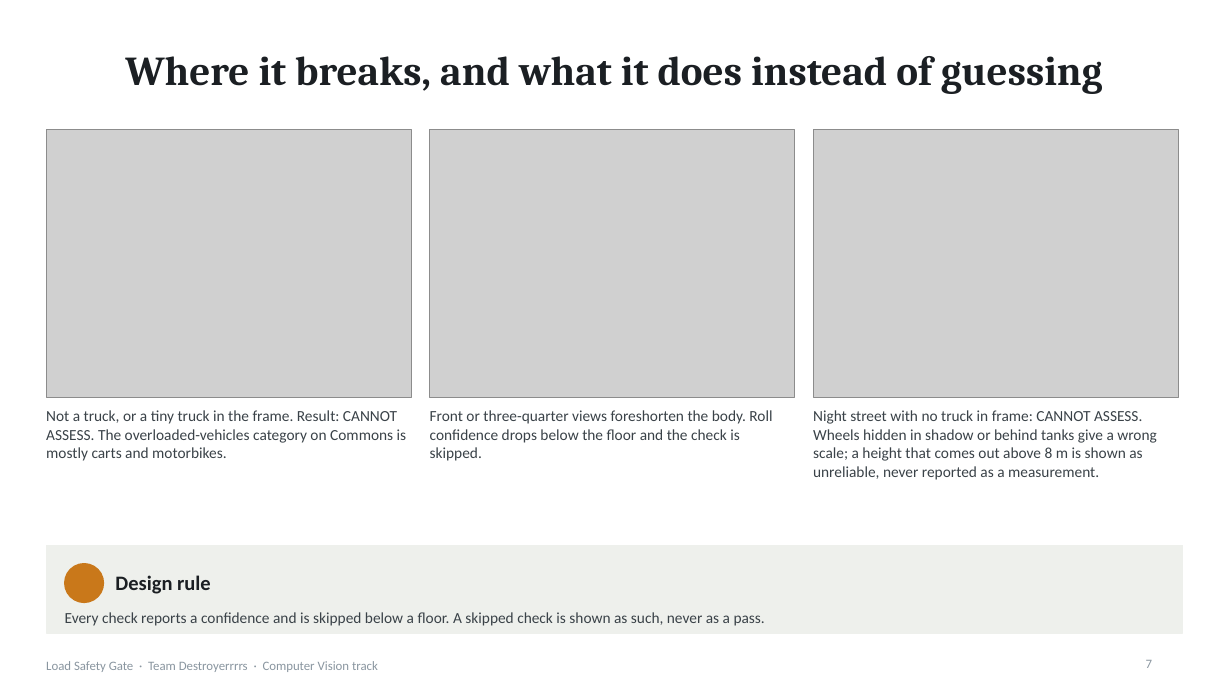
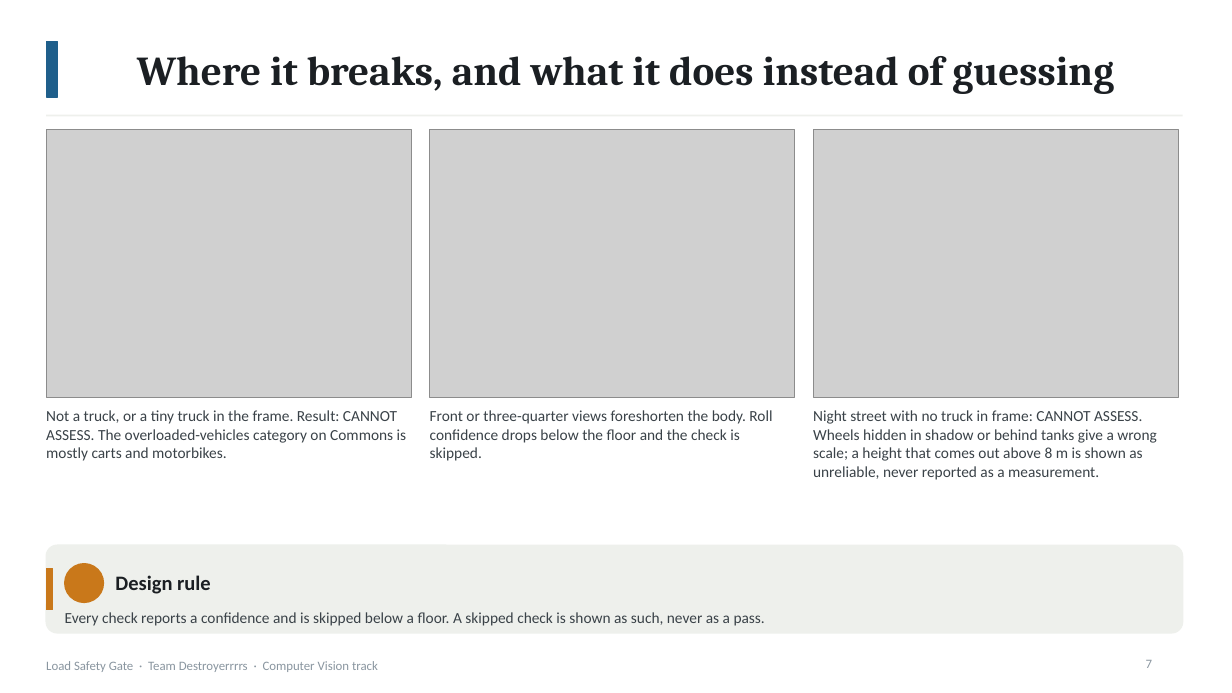
Before and after one commit to Winner-121/Destroyerrrrs_Final_Stage, a slide deck: slide 7 of deck/LoadSafetyGate_deck.pptx. Drawn at 1232x693 pixels with LibreOffice and Linux fonts; fonts in the diff are those of the drawing; grey boxes stand for pictures. Boxes give left, top, right and bottom in pixels: in the first picture for what was removed or moved away, otherwise in the second. Text is boxed around its words. In the diff, an @@ line names an element or a change of style, - is before the commit and + after.

```diff
--- a/deck/LoadSafetyGate_deck.pptx
+++ b/deck/LoadSafetyGate_deck.pptx
@@ rectangle added at bbox=[46, 42, 57, 97], fill #1F5F8B, outline #1F5F8B 1 pt @@
@@ title "Where it breaks, and what ...": place and size @@
-title "Where it breaks, and what ..." at bbox=[125, 56, 1103, 94]
+title "Where it breaks, and what ..." at bbox=[137, 56, 1114, 94]
@@ line added from (46, 116) to (1183, 116), #EEF0EC 1.5 pt @@
@@ rounded rectangle at bbox=[46, 545, 1183, 633]: rectangle to rounded rectangle @@
@@ rectangle added at bbox=[46, 568, 53, 610], fill #C9781A, outline #C9781A 1 pt @@
```
Also in this commit, not shown: 9 other slides changed, 1 slide added, 5 other files.
